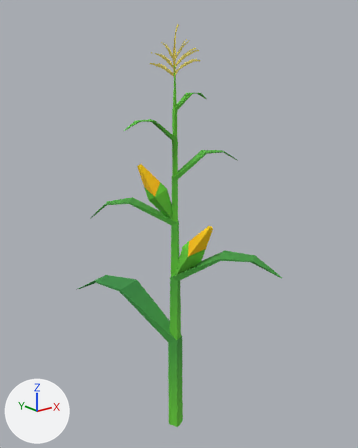
What one commit did to the glTF model dist/assets/models/corn6.glb.
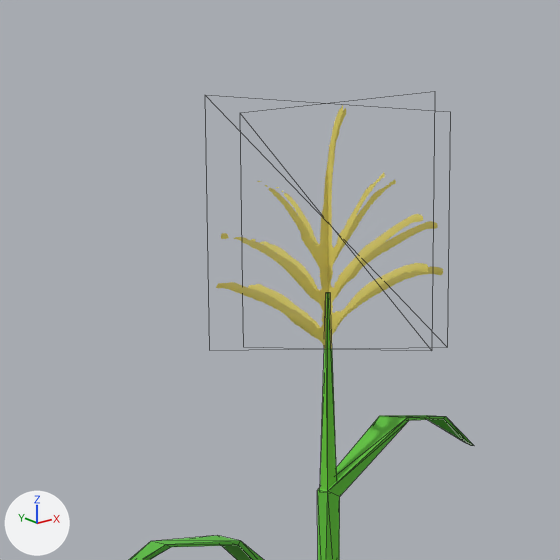
There are two pictures of each version: one whole from a 50 mm camera at (-1.668, -2.129, 2.244) aimed at (0.084, 0.06, 1.368), one close up on the part from 28% to 63% of the width and 0% to 28% of the height. The lights are fixed; the arrows at lower left show +X, +Y and +Z. The close-ups show mesh edges as thin lines. Vertices at the same position are counted once.

The scene before the commit, as lines of its bpy script (objects in view):
```python
me_cube_005 = bpy.data.meshes.new('Cube.005')
me_cube_005.from_pydata(...)  # 160 vertices, 258 faces; spans x -0.36..0.35, y -0.53..0.71, z 0.05..2.46
me_cube_005.materials.append(mat_corn)
ob_corn6 = bpy.data.objects.new('Corn6', me_cube_005)
ob_corn6.location = (0.0, 0.0, 0.0)
```
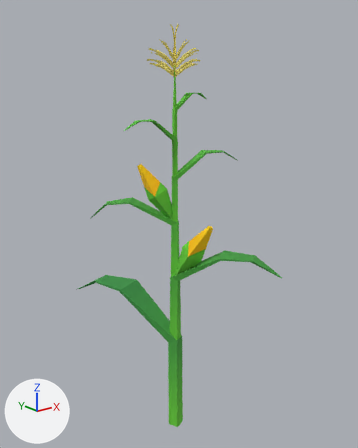
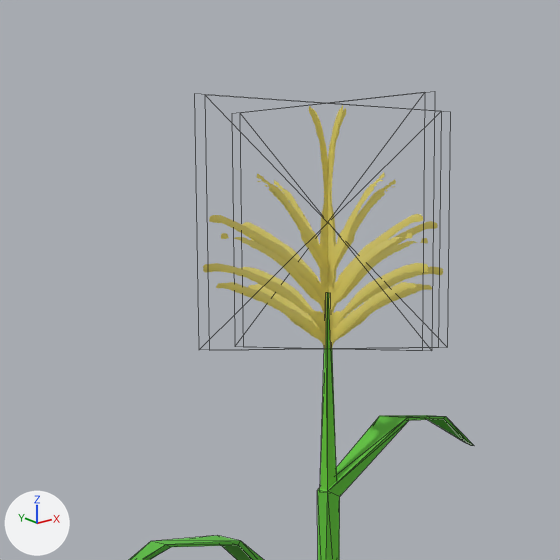
Changed parts and their boxes [x1, y1, x2, y2] in the close-ups (560 x 560 px):
```json
{"part": 1, "of": "me_cube_005", "change": "added", "after": [203, 106, 432, 349], "on screen": "yellow"}
```

Scene script edits in JSON lines:
```json
{"block": "me_cube_005", "where": "# used by ob_corn6; location = (0.0, 0.0, 0.0)"}
{"block": "me_cube_005", "where": "# verts and faces of me_cube_005; kept vertices keep their numbers, new ones are numbered from 160"}
{"op": "remove", "block": "me_cube_005", "code": "me_cube_005.from_pydata(...)  # 160 vertices, 258 faces; spans x -0.36..0.35, y -0.53..0.71, z 0.05..2.46"}
{"op": "add", "block": "me_cube_005", "code": "me_cube_005.from_pydata(...)  # 168 vertices, 262 faces; spans x -0.36..0.35, y -0.53..0.71, z 0.05..2.46"}
{"block": "me_cube_005", "change": "me_cube_005 part 1"}
{"op": "add", "block": "me_cube_005", "code": "verts[160] = (0.17, -0.01, 2.2)"}
{"op": "add", "block": "me_cube_005", "code": "verts[161] = (-0.18, -0.01, 2.2)"}
{"op": "add", "block": "me_cube_005", "code": "verts[162] = (0.0, -0.18, 2.2)"}
{"op": "add", "block": "me_cube_005", "code": "verts[163] = (0.0, 0.18, 2.2)"}
{"op": "add", "block": "me_cube_005", "code": "for new, old in zip([*range(164, 168)], [*range(160, 164)]): verts[new] = verts[old] + (0.0, 0.0, 0.26)"}
{"op": "add", "block": "me_cube_005", "code": "faces += [(160, 164, 161), (161, 164, 165), (162, 166, 163), (163, 166, 167)]"}
```
